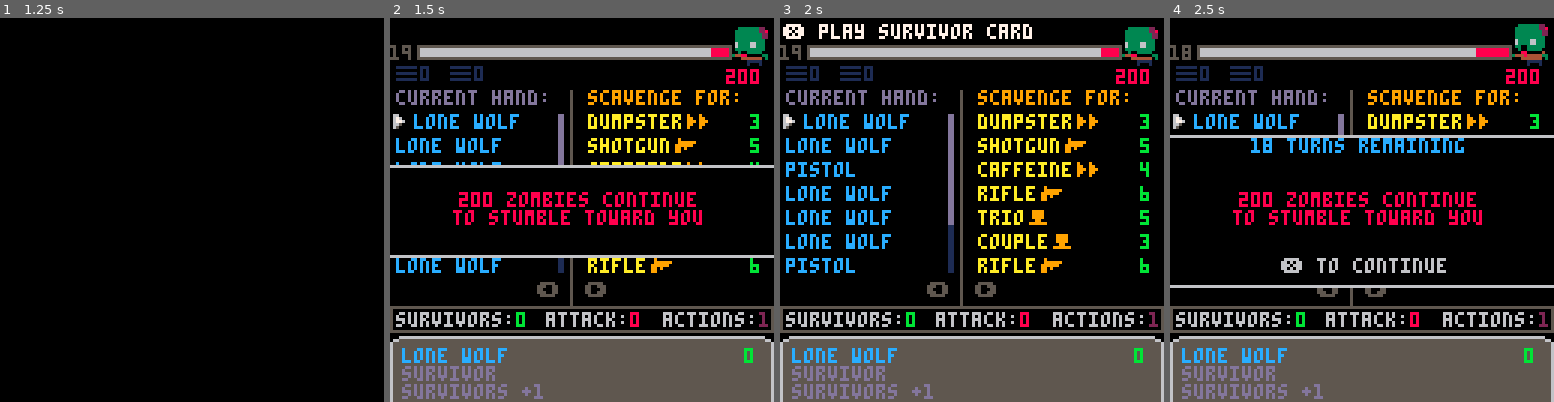
Above: before the commit, frames 1-4 (left to right).
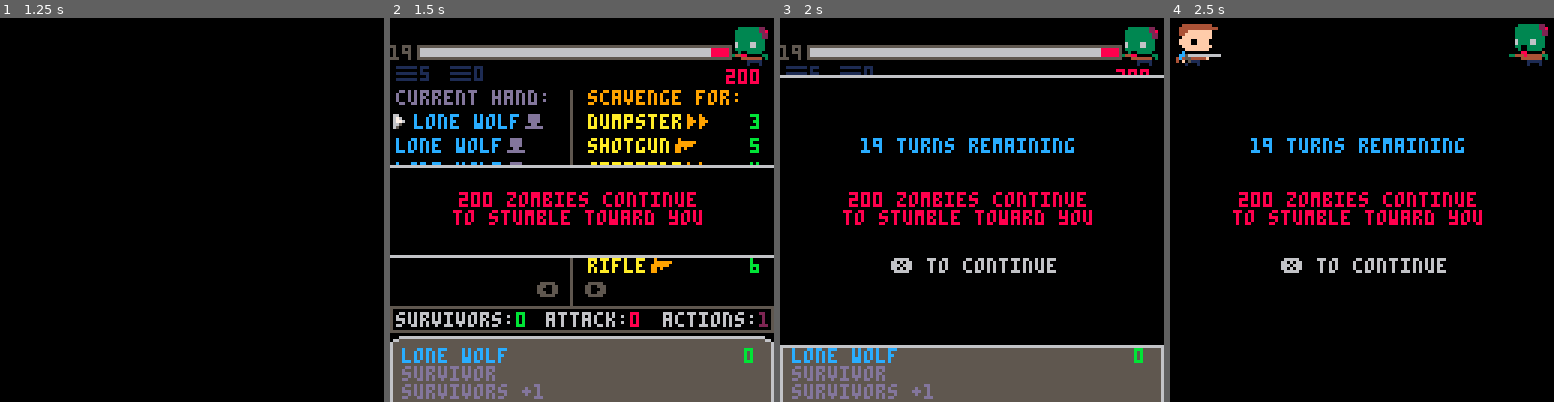
Above: after the commit, the same moments.

Repository: jeff-adams/pico8
Game: PICO-8 cartridge dev/zombie.p8
Two runs of this game, one before a commit and one after it. Both use one fixed random seed, a clock stepped at 60 frames per second and the inputs below.
Inputs:
- Up to frame 1 (1.25 s): tap X (X key) at 0.33, 1.07 s; tap O (Z key) at 0.7 s
- Up to frame 2 (1.5 s): no input
- Up to frame 3 (2 s): hold Right from 1.6 s (still down); tap O (Z key) at 1.7 s; tap X (X key) at 1.85 s
- Up to frame 4 (2.5 s): release Right at 2.1 s; tap O (Z key) at 2.1 s; hold Up 2.15-2.42 s; hold Right from 2.47 s (still down)

Frame 1 is identical in both runs. In frame 2, 1.0% of the frame differs, in the area x 1-46%, y 13-67%; in frame 3, 21%; in frame 4, 29%, in the area x 0-100%, y 1-100%.

Commit message:
Fix more cards in hand bug

Diff:
--- a/dev/zombie.p8
+++ b/dev/zombie.p8
@@ -11,7 +11,6 @@
 --splash page pixel art
 
 --◆fixes
---more than 7 cards bug
 --way to refresh scavenge
 --balance cards
 
@@ -236,7 +235,7 @@
 end
 
 function reset_player()
-	draw_cards(10)
+	draw_cards(5)
 	acts=1
 	atk=0
 	surv=0
@@ -360,7 +359,7 @@
 function end_turn()
 	atking=0
 	change_state(update_turn,draw_turn)
-	freeze=time()+1
+	freeze=time()+2.5
 	change_state(update_freeze,draw_turn)
 	is_player_turn=false
 	turns-=1
@@ -731,15 +730,16 @@
 function draw_hand()
 	print("current hand:",2,24,13)
 	if current.sel>showncards_start+7 then
-		debug={}
-		add(debug,showncards_start)
 		showncards_start=current.sel-7
-		add(debug,showncards_start)
+	end
+	if (#hand-7)<showncards_start then
+		showncards_start=max(0,showncards_start-1)
 	end
 	if current.sel<showncards_start+1 then
 		showncards_start=max(0,current.sel-1)
 	end
-	for i=1,min(7,#hand) do
+	local _limit=mid(0,#hand-showncards_start,7)
+	for i=1,_limit do
 		local _o=showncards_start+i
 		local _card,_x=hand[_o],2
 		if current.sel==_o and current.cards==hand then
@@ -748,18 +748,16 @@
 			print(_card.title,_x,i*8+24,12)
 			clip()
 		else
-			if _card then
-				print(_card.title,_x,i*8+24,12)
-			end
+			print(_card.title,_x,i*8+24,12)
 		end
 		pal(15,13)
-		--spr(cardicons[_card.ctype],#_card.title*4+_x,i*8+22)
+		spr(cardicons[_card.ctype],#_card.title*4+_x,i*8+22)
 	end
 	--scroll bar
 	if #hand>7 then
 		local _x,_y,_w,_h=56,32,1,52
 		local _ch=_h/#hand
-		rectfill(_x,_y,_x+_w,_y+52,1)
+		rectfill(_x,_y,_x+_w,_y+_h,1)
 		rectfill(_x,_y+showncards_start*_ch,_x+_w,_y+showncards_start*_ch+7*_ch,13)
 	end
 end
@@ -870,17 +868,19 @@
 
 function draw_gameover()
 	draw_game()
-	rectfill(26,33,96,66,0)
+	rectfill(26,33,96,78,0)
 	if win then
-		rect(25,32,97,67,11)
-		print("congratulations",30,35,11)
+		rect(25,32,97,79,11)
+		print("congratulations",32,35,11)
 		print("you have defeated",28,50,11)
 		print("the zombie horde!",28,58,11)
+		print("❎ main menu",37,70,5)
 	else
-		rect(25,32,97,67,8)
+		rect(25,32,97,79,8)
 		print("game over man!",34,35,8)
 		print("the zombie horde",30,50,8)
 		print("has overrun you!",30,58,8)
+		print("❎ main menu",37,70,5)
 	end
 end
 
Not shown, changed: the music (__music__) section of dev/zombie.p8
Not shown, changed: the sound effects (__sfx__) section of dev/zombie.p8
